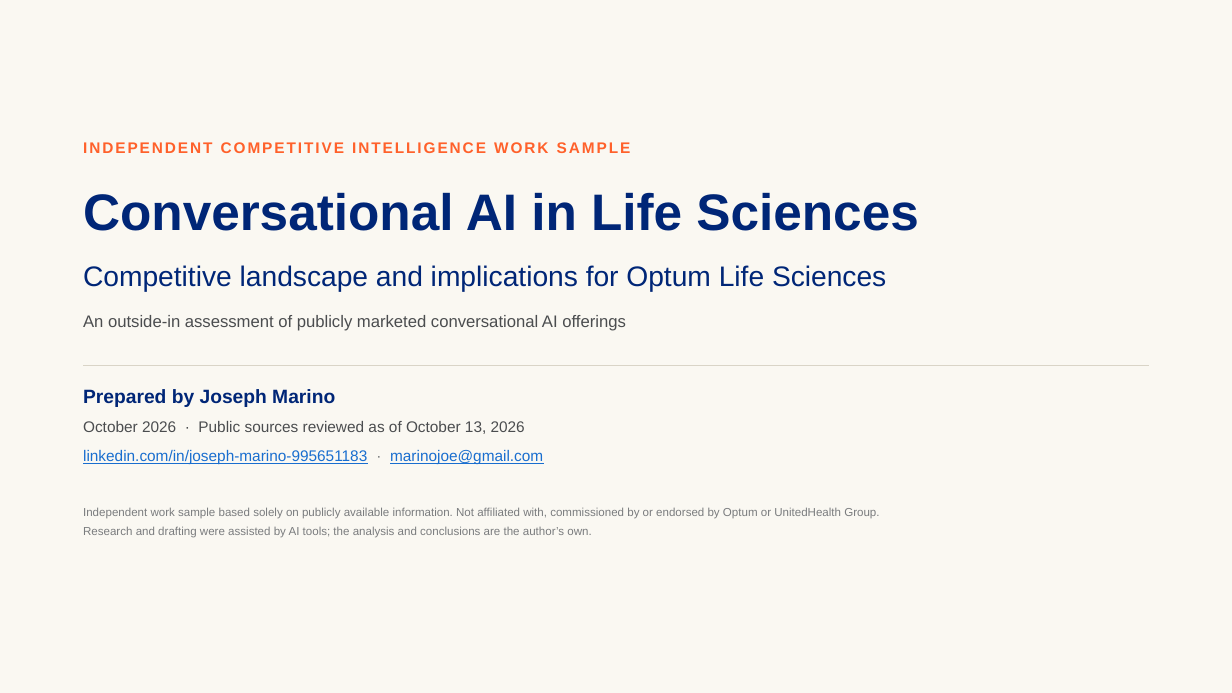
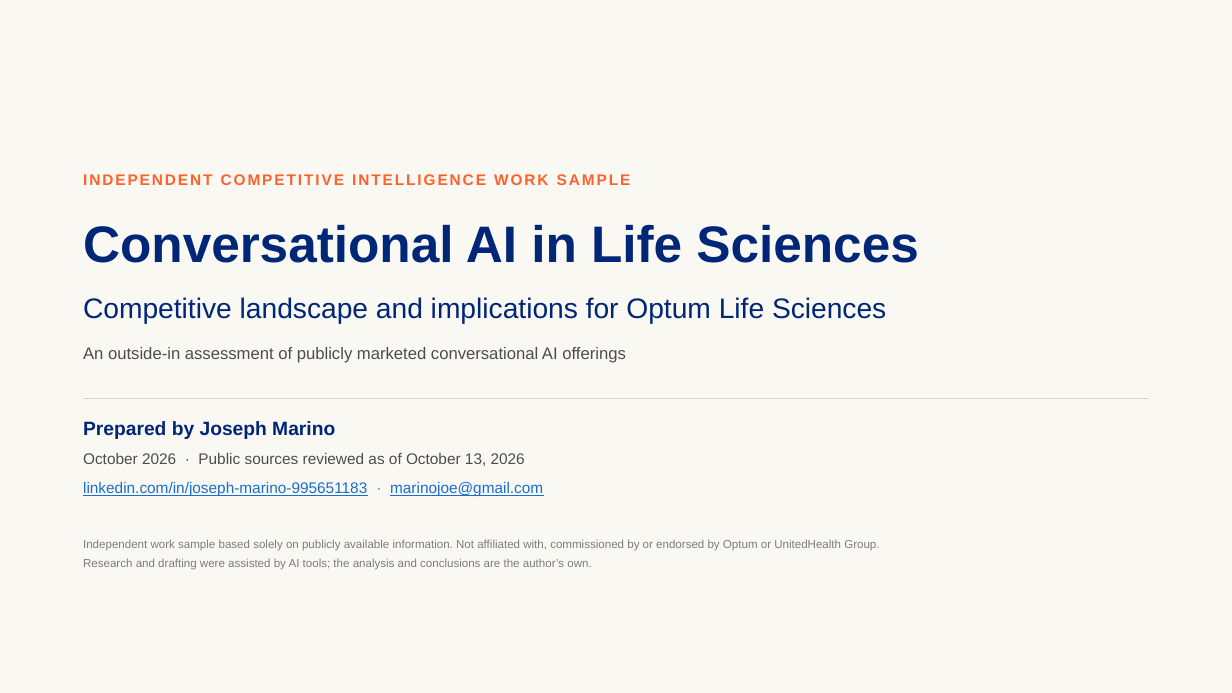
Before and after one commit to marinojt/test, a slide deck: slide 1 of deck/Optum-LS-Conversational-AI-10.16.pptx. Drawn at 1232x693 pixels with LibreOffice and Linux fonts; fonts in the diff are those of the drawing. Boxes give left, top, right and bottom in pixels: in the first picture for what was removed or moved away, otherwise in the second. Text is boxed around its words. In the diff, an @@ line names an element or a change of style, - is before the commit and + after.

```diff
--- a/deck/Optum-LS-Conversational-AI-10.16.pptx
+++ b/deck/Optum-LS-Conversational-AI-10.16.pptx
@@ 3 texts: place and size @@
-3 texts at box(83, 192, 918, 464)
+3 texts at box(83, 224, 918, 496)
@@ 5 texts, 1 line: place and size @@
-5 texts, 1 line at box(83, 142, 1149, 538)
+5 texts, 1 line at box(83, 174, 1149, 570)
```
Also in this commit, not shown: 2 other slides changed, 8 other files.
